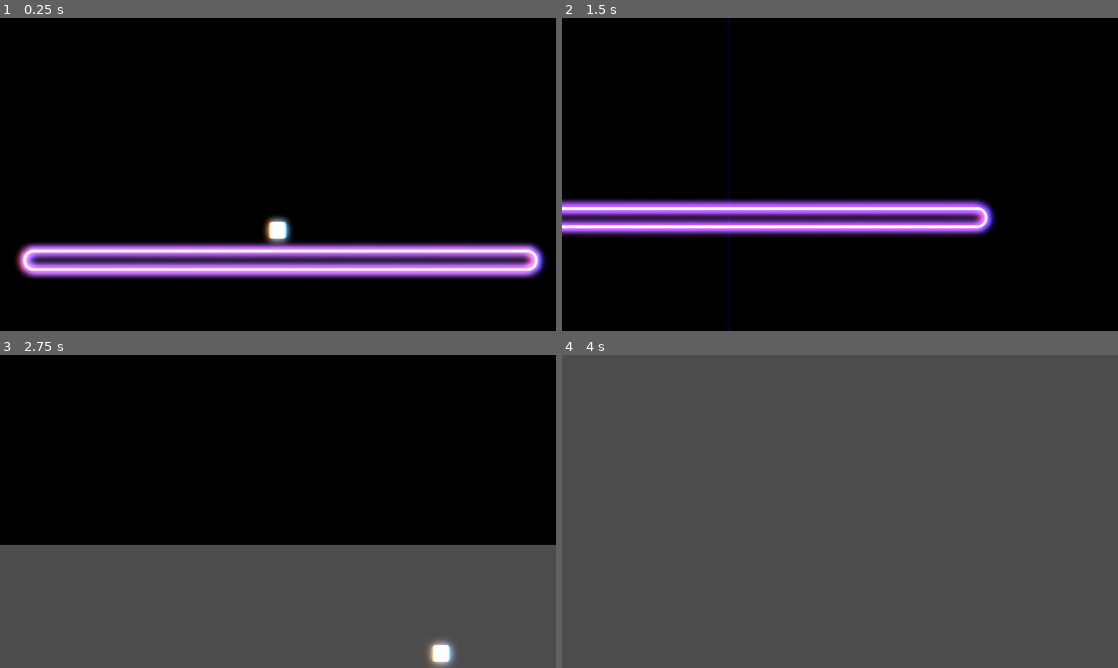
Above: before the commit, frames 1-4 (two rows, left to right).
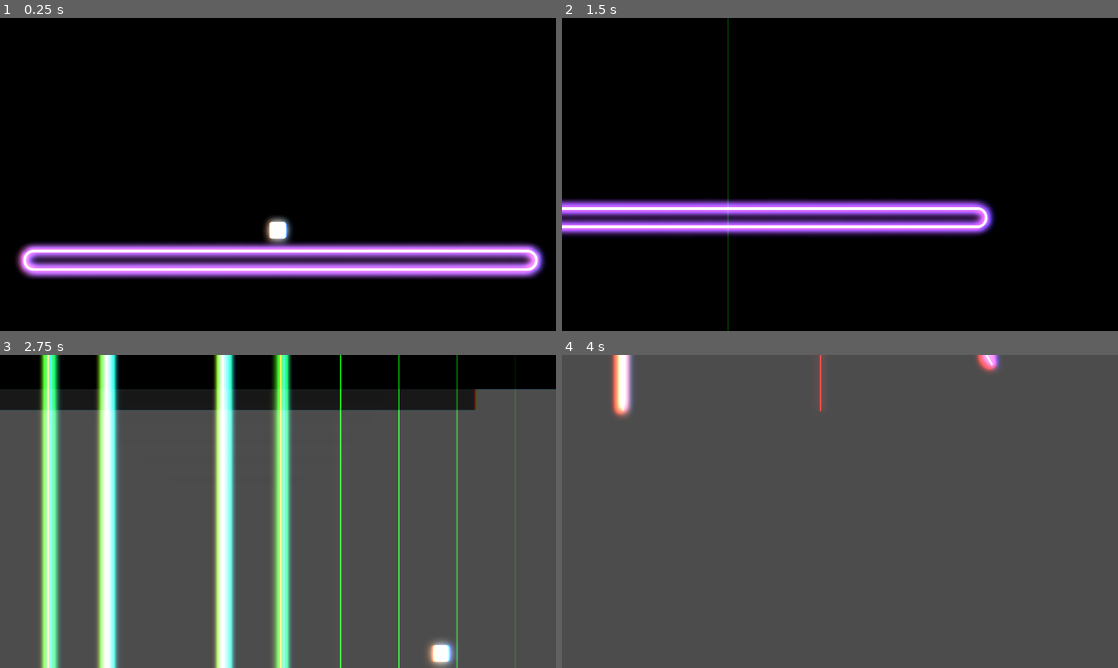
Above: after the commit, the same moments.

Repository: FireEntity1/beat-jumper
Game: Godot game, scene res://scenes/main_game.tscn
Same seed, same stepped clock (60 frames per second), same inputs: the game is played once before the commit and once after it.
Inputs:
- Up to frame 1 (0.25 s): no input
- Up to frame 2 (1.5 s): tap Enter at 0.5 s; hold D (right) from 0.53 s (still down); tap Ctrl (dash) at 0.6 s; tap Space (jump) at 0.77 s; tap S (slam) at 1.35 s
- Up to frame 3 (2.75 s): tap Space (jump) at 1.52 s; release D (right) at 2.03 s; hold Left (left) from 2.03 s (still down); tap Alt at 2.1 s
- Up to frame 4 (4 s): release Left (left) at 2.78 s; hold D (right) from 2.78 s (still down); tap Shift at 2.85 s; tap Space (jump) at 3.02, 3.77 s; tap Ctrl (dash) at 3.6 s

The runs differ from the first frame. In frame 1, less than 0.1% of the frame differs, in the area x 3-98%, y 65-80%; in frame 2, 0.5%; in frame 3, 54%, in the area x 0-100%, y 0-100%; in frame 4, 1.0%.

Commit message:
feat: better pulse

Diff:
--- a/scripts/event_handler.gd
+++ b/scripts/event_handler.gd
@@ -38,13 +38,24 @@
 		"speed": 1.0/8.0,
 		"distance": 300,
 		"outwards": true,
-		"colour": ["purple", "pink"]
-	},
-	{
-		"type": "sun",
+		"colour": ["green","green"]
+	},
+	{
+		"type": "laser_sweep",
 		"beat": 5,
-		"length": 1
-	},
+		"pos": Vector2(5,1),
+		"rot": 90,
+		"amount": 8,
+		"speed": 1.0/4.0,
+		"distance": 300,
+		"outwards": true,
+		"colour": ["green","green"]
+	},
+	#{
+		#"type": "sun",
+		#"beat": 0,
+		#"length": 7
+	#},
 	{
 		"type": "platform_colour",
 		"beat": 5,
@@ -56,13 +67,19 @@
 		"beat": 5,
 		"pos": Vector2(2,5),
 		"rot": 0,
-		"colour": "purple"
+		"colour": "blue"
+	},
+	{
+		"type": "camera_kick",
+		"beat": 3,
+		"status": true,
+		"speed": 1.0/8.0
 	},
 	{
 		"type": "platform_colour",
 		"beat": 7,
-		"colour": "green",
-		"speed": 1
+		"colour": "orange",
+		"speed": 10
 	},
 	{
 		"type": "platform_colour",
@@ -72,11 +89,11 @@
 	},
 	{
 		"type": "laser_circle",
-		"beat": 9,
+		"beat": 7,
 		"pos": Vector2(5,3),
 		"rot": 0,
 		"radius": 500,
-		"amount": 32,
+		"amount": 64,
 		"edges": 12,
 		"speed": 1.0/16.0,
 		"colour": ["hotpink", "red"],
@@ -84,8 +101,8 @@
 	},
 	{
 		"type": "camera_kick",
-		"beat": 11,
-		"status": true,
+		"beat": 7,
+		"status": false,
 		"speed": 1.0/4.0
 	},
 	{
@@ -101,9 +118,15 @@
 		"direction": 1
 	},
 	{
-		"type": "platform_colour",
+		"type": "camera_kick",
 		"beat": 11,
-		"colour": "blue",
+		"status": true,
+		"speed": 1.0/4.0
+	},
+	{
+		"type": "platform_colour",
+		"beat": 11,
+		"colour": "hotpink",
 		"speed": 5
 	},
 	{
--- a/scripts/player.gd
+++ b/scripts/player.gd
@@ -26,6 +26,9 @@
 			kick_in = !kick_in
 
 func _process(delta: float) -> void:
+	if not global.camera_kick:
+		chromabb.set_shader_parameter("r_displacement",Vector2(0,0))
+		chromabb.set_shader_parameter("b_displacement",Vector2(0,0))
 	if kick_in:
 		$camera.zoom.x = lerpf($camera.zoom.x,0.69, delta*5)
 		$camera.zoom.y = lerpf($camera.zoom.y,0.69, delta*5)
